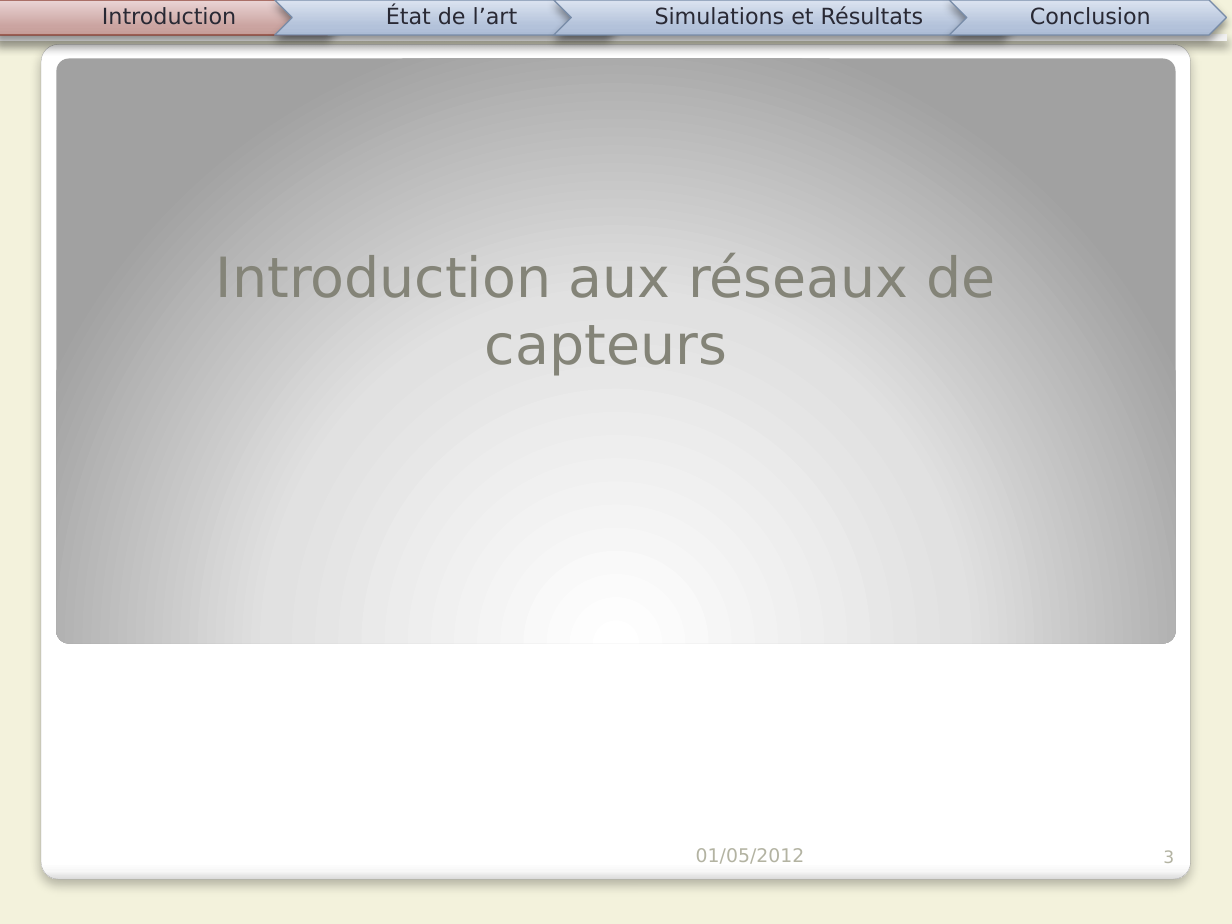
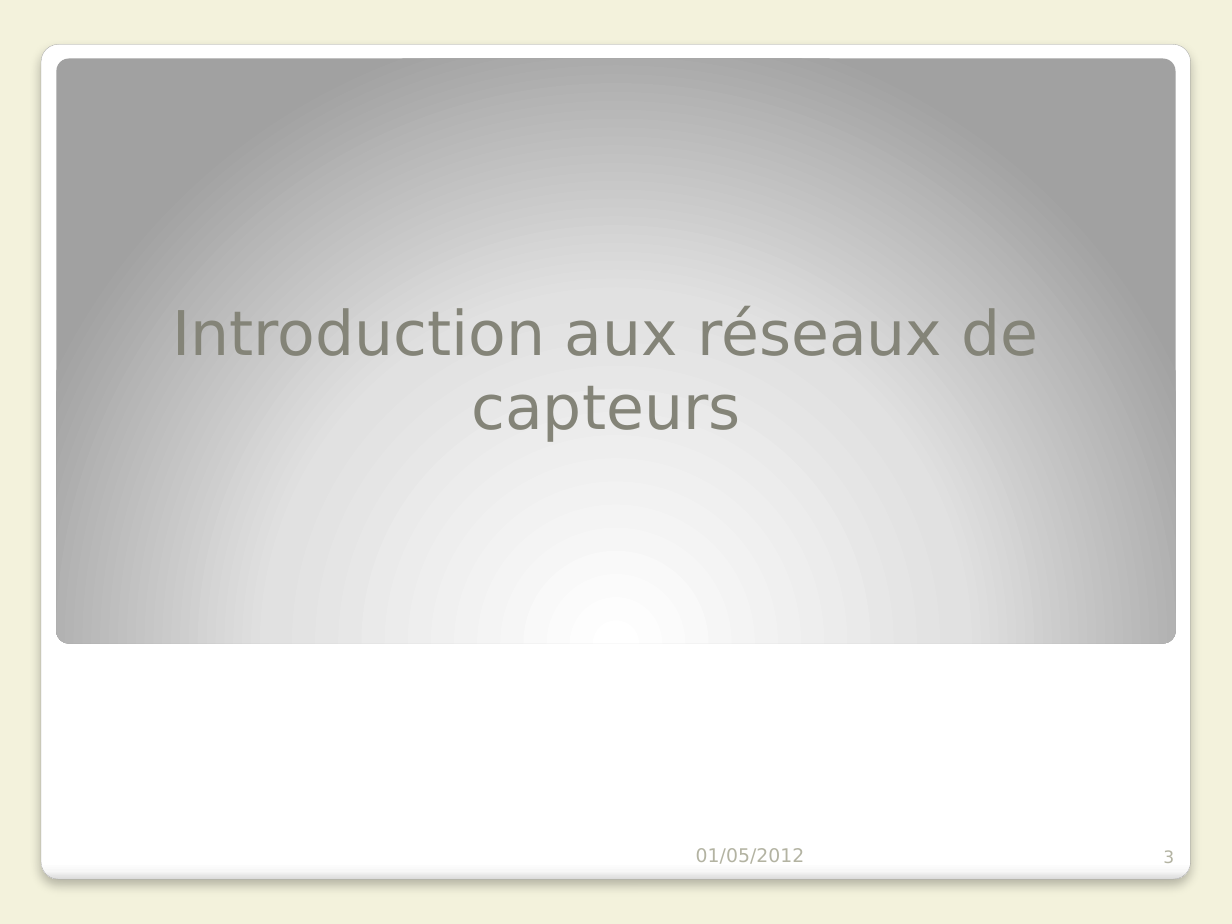
Before and after one commit to Patre/Energy-saving-in-sensors--networks, a slide deck: slide 3 of Redaction/Presentation/pres.pptx. Drawn at 1232x924 pixels with LibreOffice and Linux fonts; fonts in the diff are those of the drawing. Boxes give left, top, right and bottom in pixels: in the first picture for what was removed or moved away, otherwise in the second. Text is boxed around its words. In the diff, an @@ line names an element or a change of style, - is before the commit and + after.

```diff
--- a/Redaction/Presentation/pres.pptx
+++ b/Redaction/Presentation/pres.pptx
@@ group removed at box(0, 0, 1227, 38): 4 texts, 3 chevrons, 1 line, 1 pentagon arrow @@
-Introduction
-État de l’art
-Simulations et Résultats
-Conclusion
@@ title "Introduction aux réseaux de capteurs" at box(173, 306, 1039, 442): size 32.4 to 36 pt @@
```
Also in this commit, not shown: 23 other slides changed, 1 slide added.
